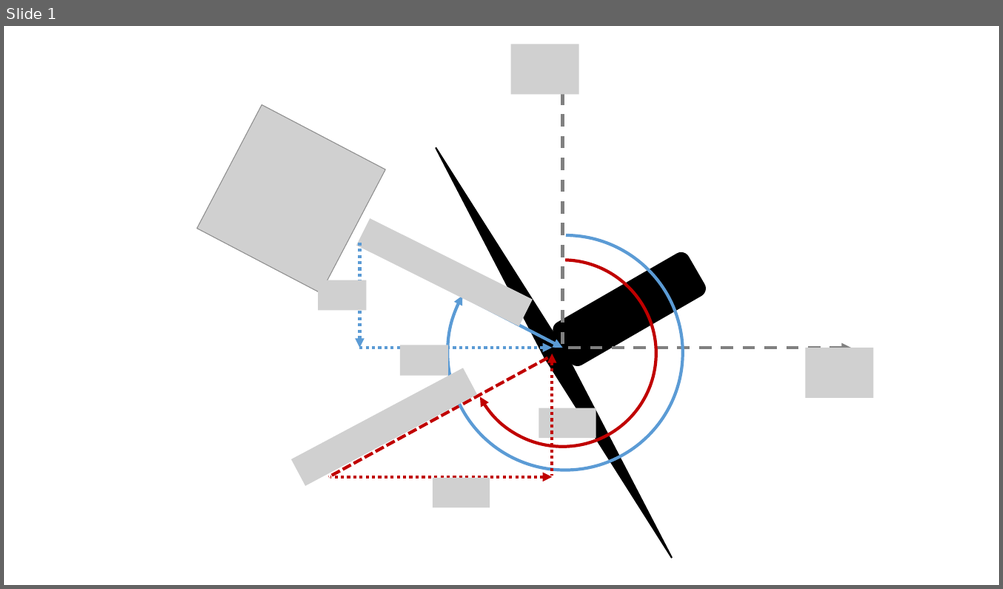
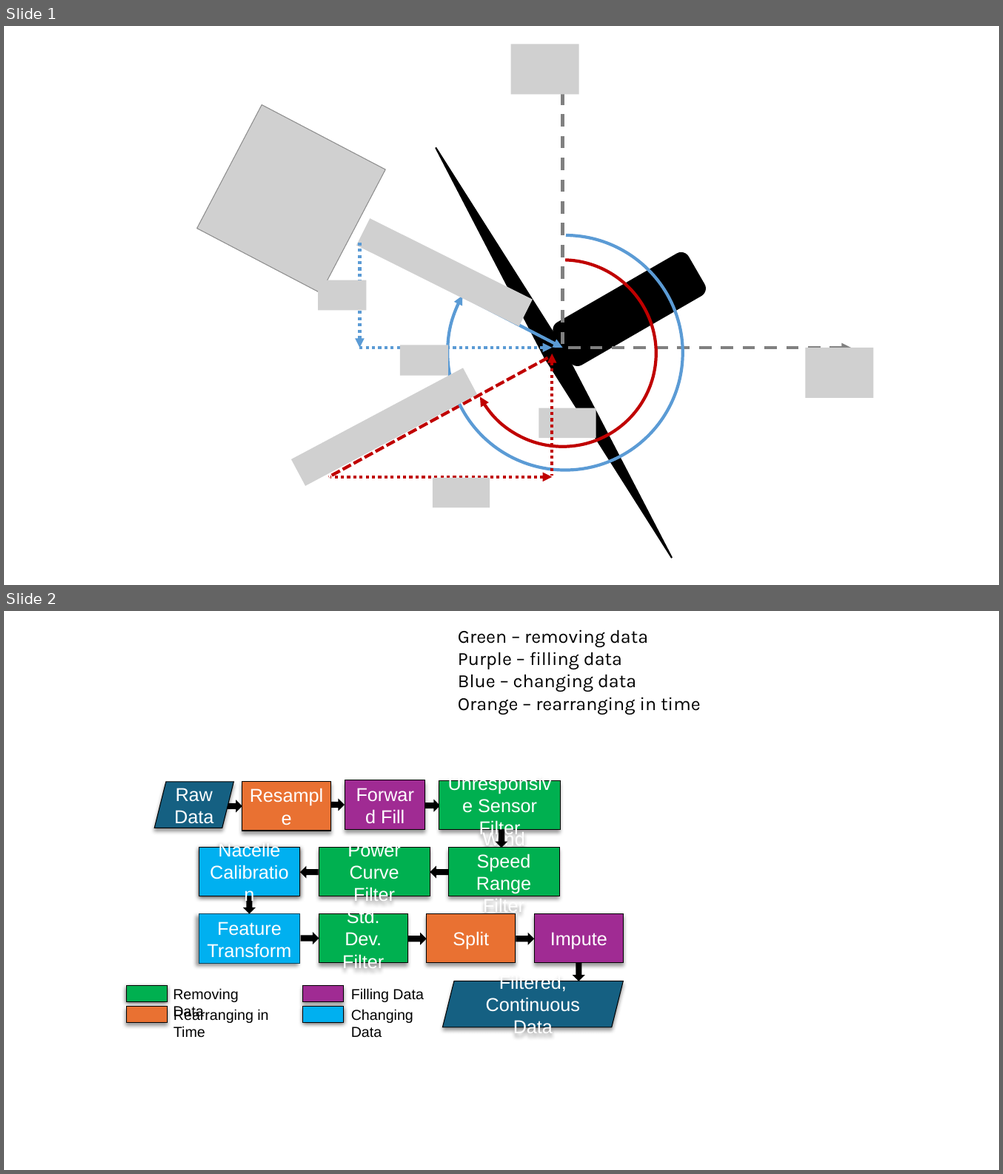
Before and after one commit to achenry/wind-forecasting, a slide deck: examples/figures/wind_forecasting_figs [Autosaved].pptx. Shown one above the other, each under a label of ours: slide 1 before the commit, slides 1 and 2 after it. The pictures are 1003x589 and 1003x1174 pixels, drawn with LibreOffice and Linux fonts; fonts in the diff are those of the drawing; grey boxes stand for pictures. Boxes give left, top, right and bottom in pixels: in the first picture for what was removed or moved away, otherwise in the second. Text is boxed around its words. In the diff, an @@ line names an element or a change of style, - is before the commit and + after.

```diff
--- a/examples/figures/wind_forecasting_figs [Autosaved].pptx
+++ b/examples/figures/wind_forecasting_figs [Autosaved].pptx
@@ slide 2 added at [4,611,999,1170], background #FFFFFF @@
@@ text added at [458,629,700,715], 18 pt, text #000000 @@
+Green – removing data
+Purple – filling data
+Blue – changing data
+Orange – rearranging in time
@@ group added at [126,780,623,1038]: 14 rectangles, 11 right arrows, 4 texts, 2 parallelograms @@
+Raw Data
+Resample
+Forward Fill
+Unresponsive Sensor Filter
+Nacelle Calibration
+Wind Speed Range Filter
+Power Curve Filter
+Feature Transform
+Std. Dev. Filter
+Split
+Impute
+Removing Data
+Rearranging in Time
+Filling Data
+Changing Data
+Filtered, Continuous Data
```
Also in this commit, not shown: 10 other files.
